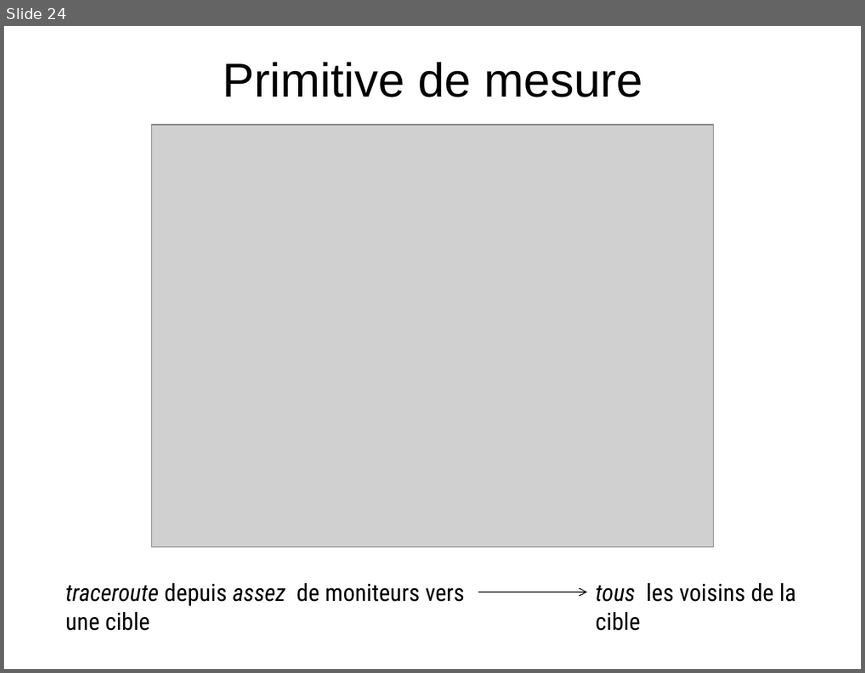
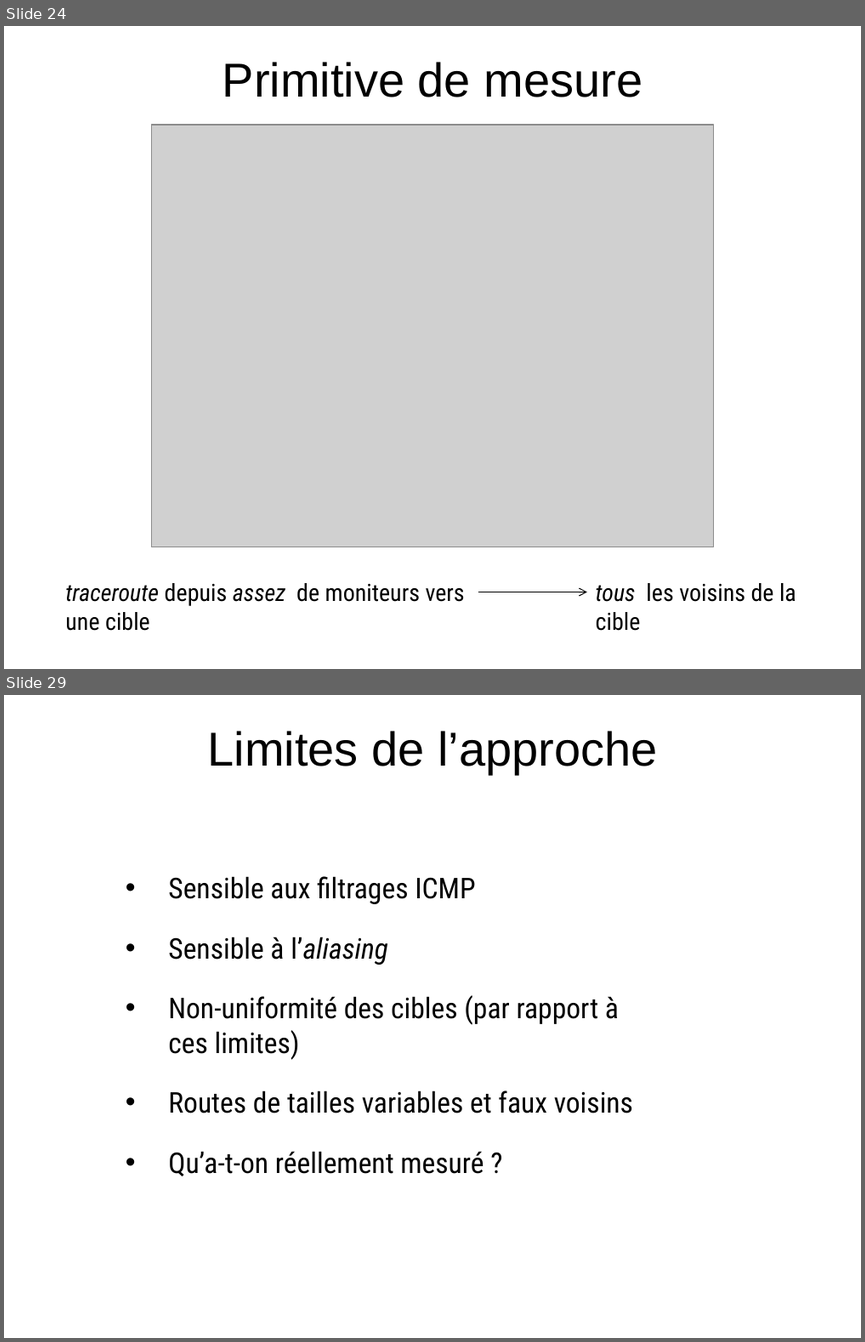
Before and after one commit to elierotenberg/my-thesis, a slide deck: slides.pptx. Shown one above the other, each under a label of ours: slide 24 before the commit, slides 24 and 29 after it; the slides between them are not shown. The pictures are 865x673 and 865x1342 pixels, drawn with LibreOffice and Linux fonts; fonts in the diff are those of the drawing; grey boxes stand for pictures. Boxes give left, top, right and bottom in pixels: in the first picture for what was removed or moved away, otherwise in the second. Text is boxed around its words. In the diff, an @@ line names an element or a change of style, - is before the commit and + after.

```diff
--- a/slides.pptx
+++ b/slides.pptx
@@ slide 29 added at [4,695,861,1338], background #FFFFFF @@
@@ title added at [208,731,657,774], 40 pt, text #000000 @@
+Limites de l’approche
@@ text added at [168,876,633,1176], 24 pt, text #000000 @@
+• Sensible aux filtrages ICMP
+• Sensible à l’aliasing
+• Non-uniformité des cibles (par rapport à ces limites)
+• Routes de tailles variables et faux voisins
+• Qu’a-t-on réellement mesuré ?
```
Also in this commit, not shown: 2 slides changed, 25 other slides added, 4 other files.
